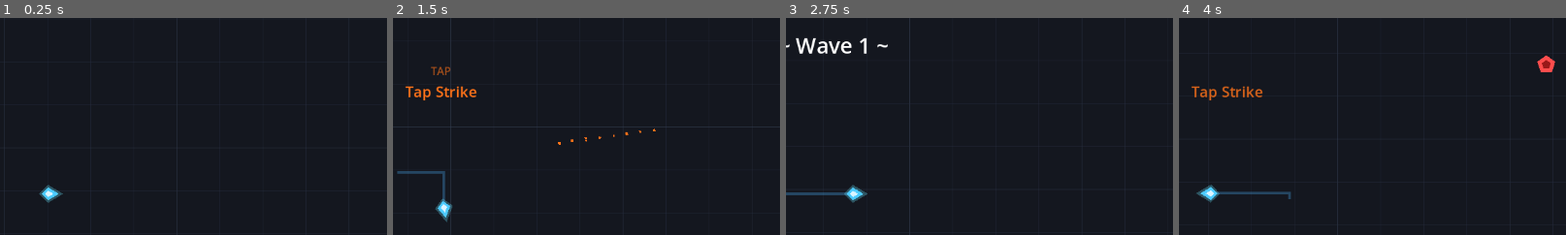
Above: before the commit, frames 1-4 (left to right).
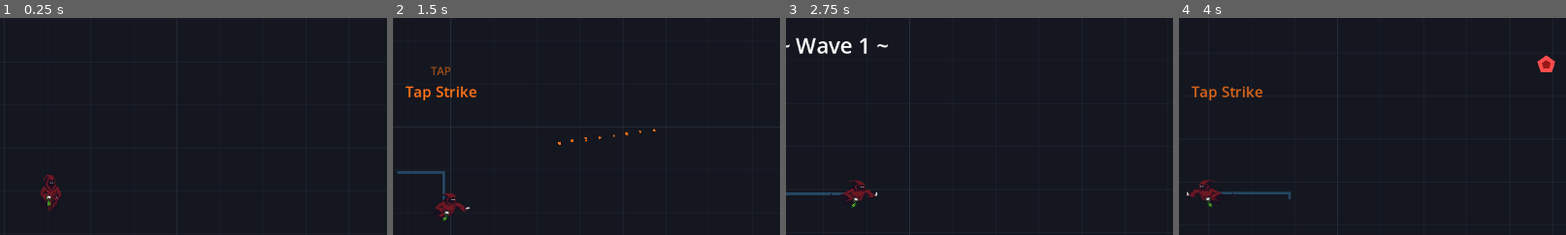
Above: after the commit, the same moments.

Repository: georgeIshaq/its-glyphing-time
Game: Godot game, scene res://scenes/Main.tscn
Two runs of this game, one before a commit and one after it. Both use one fixed random seed, a clock stepped at 60 frames per second and the inputs below.
Inputs (mouse positions are % of the whole screen's width and height, from its top left):
- Up to frame 1 (0.25 s): no input
- Up to frame 2 (1.5 s): tap Enter at 0.5 s; move the mouse to (72, 45) at 0.52 s; hold D (move_right) 0.53-1.28 s; hold 1 (switch_fire) 0.53-1.28 s; click (72, 45) at 0.67 s; move the mouse to (30, 55) at 1.27 s; hold S (move_down) from 1.28 s (still down); tap 2 (switch_ice) at 1.35 s
- Up to frame 3 (2.75 s): move the mouse to (60, 28) at 2.02 s; release S (move_down) at 2.03 s; hold D (move_right) from 2.03 s (still down); hold 3 (switch_lightning) from 2.03 s (still down)
- Up to frame 4 (4 s): move the mouse to (45, 70) at 2.77 s; release D (move_right) at 2.78 s; release 3 (switch_lightning) at 2.78 s; hold W (move_up) 2.78-3.53 s; tap 1 (switch_fire) at 2.85 s; click (45, 70) at 2.92 s; move the mouse to (80, 65) at 3.52 s; hold A (move_left) from 3.53 s (still down); hold 2 (switch_ice) from 3.53 s (still down)
The pictures show only the part of the screen within x 44-94%, y 10-59%; the shares and areas given below are measured in that part.

The runs differ from the first frame. In frame 1, 0.5% of the frame differs, in the area x 10-17%, y 72-89%; in frame 2, 0.5%, in the area x 10-20%, y 80-95%; in frame 3, 0.4%; in frame 4, 0.4%.

Commit message:
Add wizard sprite animations for player character
- Remove dark gray background from both sprite sheets
- Three animations: idle (10 frames loop), fly_start (6 frames
  one-shot transition), fly_loop (last 3 frames loop)
- When player starts moving, plays fly_start transition, then
  auto-switches to fly_loop for continuous flight
- Returning to idle plays the idle animation
- All animations at 7 FPS (slowed from 10)
- Sprite naturally faces left, flipped when moving right
- Collision radius 16 to match sprite size

Co-Authored-By: Claude Opus 4.6 (1M context) <noreply@anthropic.com>

Diff:
--- /dev/null
+++ b/art/wizard_sprites.tres
@@ -0,0 +1,143 @@
+[gd_resource type="SpriteFrames" load_steps=19 format=3]
+
+[ext_resource type="Texture2D" path="res://art/wizard_idle.png" id="1_idle"]
+[ext_resource type="Texture2D" path="res://art/wizard_fly_forward.png" id="2_fly"]
+
+[sub_resource type="AtlasTexture" id="idle_0"]
+atlas = ExtResource("1_idle")
+region = Rect2(0, 0, 80, 80)
+
+[sub_resource type="AtlasTexture" id="idle_1"]
+atlas = ExtResource("1_idle")
+region = Rect2(80, 0, 80, 80)
+
+[sub_resource type="AtlasTexture" id="idle_2"]
+atlas = ExtResource("1_idle")
+region = Rect2(160, 0, 80, 80)
+
+[sub_resource type="AtlasTexture" id="idle_3"]
+atlas = ExtResource("1_idle")
+region = Rect2(240, 0, 80, 80)
+
+[sub_resource type="AtlasTexture" id="idle_4"]
+atlas = ExtResource("1_idle")
+region = Rect2(320, 0, 80, 80)
+
+[sub_resource type="AtlasTexture" id="idle_5"]
+atlas = ExtResource("1_idle")
+region = Rect2(400, 0, 80, 80)
+
+[sub_resource type="AtlasTexture" id="idle_6"]
+atlas = ExtResource("1_idle")
+region = Rect2(480, 0, 80, 80)
+
+[sub_resource type="AtlasTexture" id="idle_7"]
+atlas = ExtResource("1_idle")
+region = Rect2(560, 0, 80, 80)
+
+[sub_resource type="AtlasTexture" id="idle_8"]
+atlas = ExtResource("1_idle")
+region = Rect2(640, 0, 80, 80)
+
+[sub_resource type="AtlasTexture" id="idle_9"]
+atlas = ExtResource("1_idle")
+region = Rect2(720, 0, 80, 80)
+
+[sub_resource type="AtlasTexture" id="fly_0"]
+atlas = ExtResource("2_fly")
+region = Rect2(0, 0, 80, 80)
+
+[sub_resource type="AtlasTexture" id="fly_1"]
+atlas = ExtResource("2_fly")
+region = Rect2(80, 0, 80, 80)
+
+[sub_resource type="AtlasTexture" id="fly_2"]
+atlas = ExtResource("2_fly")
+region = Rect2(160, 0, 80, 80)
+
+[sub_resource type="AtlasTexture" id="fly_3"]
+atlas = ExtResource("2_fly")
+region = Rect2(240, 0, 80, 80)
+
+[sub_resource type="AtlasTexture" id="fly_4"]
+atlas = ExtResource("2_fly")
+region = Rect2(320, 0, 80, 80)
+
+[sub_resource type="AtlasTexture" id="fly_5"]
+atlas = ExtResource("2_fly")
+region = Rect2(400, 0, 80, 80)
+
+[resource]
+animations = [{
+"frames": [{
+"duration": 1.0,
+"texture": SubResource("idle_0")
+}, {
+"duration": 1.0,
+"texture": SubResource("idle_1")
+}, {
+"duration": 1.0,
+"texture": SubResource("idle_2")
+}, {
+"duration": 1.0,
+"texture": SubResource("idle_3")
+}, {
+"duration": 1.0,
+"texture": SubResource("idle_4")
+}, {
+"duration": 1.0,
+"texture": SubResource("idle_5")
+}, {
+"duration": 1.0,
+"texture": SubResource("idle_6")
+}, {
+"duration": 1.0,
+"texture": SubResource("idle_7")
+}, {
+"duration": 1.0,
+"texture": SubResource("idle_8")
+}, {
+"duration": 1.0,
+"texture": SubResource("idle_9")
+}],
+"loop": true,
+"name": &"idle",
+"speed": 7.0
+}, {
+"frames": [{
+"duration": 1.0,
+"texture": SubResource("fly_0")
+}, {
+"duration": 1.0,
+"texture": SubResource("fly_1")
+}, {
+"duration": 1.0,
+"texture": SubResource("fly_2")
+}, {
+"duration": 1.0,
+"texture": SubResource("fly_3")
+}, {
+"duration": 1.0,
+"texture": SubResource("fly_4")
+}, {
+"duration": 1.0,
+"texture": SubResource("fly_5")
+}],
+"loop": false,
+"name": &"fly_start",
+"speed": 7.0
+}, {
+"frames": [{
+"duration": 1.0,
+"texture": SubResource("fly_3")
+}, {
+"duration": 1.0,
+"texture": SubResource("fly_4")
+}, {
+"duration": 1.0,
+"texture": SubResource("fly_5")
+}],
+"loop": true,
+"name": &"fly_loop",
+"speed": 7.0
+}]
--- a/scenes/Player.tscn
+++ b/scenes/Player.tscn
@@ -1,11 +1,11 @@
 [gd_scene load_steps=5 format=3 uid="uid://cso30cjs82oee"]
 
 [ext_resource type="Script" uid="uid://dtqu8ak5ufem6" path="res://scripts/player.gd" id="1_v6fml"]
-[ext_resource type="Script" path="res://scripts/player_sprite.gd" id="2_sprite"]
+[ext_resource type="SpriteFrames" path="res://art/wizard_sprites.tres" id="2_sprites"]
 [ext_resource type="Script" path="res://scripts/player_trail.gd" id="3_trail"]
 
 [sub_resource type="CircleShape2D" id="CircleShape2D_mdl7e"]
-radius = 14.0
+radius = 16.0
 
 [node name="Player" type="CharacterBody2D" groups=["player"]]
 script = ExtResource("1_v6fml")
@@ -13,8 +13,10 @@
 [node name="CollisionShape2D" type="CollisionShape2D" parent="."]
 shape = SubResource("CircleShape2D_mdl7e")
 
-[node name="Sprite2D" type="Node2D" parent="."]
-script = ExtResource("2_sprite")
+[node name="Sprite2D" type="AnimatedSprite2D" parent="."]
+sprite_frames = ExtResource("2_sprites")
+animation = &"idle"
+autoplay = "idle"
 
 [node name="Trail" type="Line2D" parent="."]
 z_index = -1
--- a/scripts/player.gd
+++ b/scripts/player.gd
@@ -11,11 +11,15 @@
 var hp: int = 5
 var invincible: bool = false
 var contact_timer: float = 0.0
-var facing_angle: float = 0.0
+var facing_right: bool = true
+
+@onready var sprite: AnimatedSprite2D = $Sprite2D
 
 func _ready() -> void:
 	hp = max_hp
 	health_changed.emit(hp, max_hp)
+	sprite.play("idle")
+	sprite.animation_finished.connect(_on_animation_finished)
 
 func _physics_process(delta: float) -> void:
 	var input_vector := Vector2(
@@ -29,13 +33,22 @@
 	velocity = input_vector * move_speed
 	move_and_slide()
 
-	# Rotate sprite toward movement direction
-	if input_vector.length() > 0.1:
-		var target_angle: float = input_vector.angle()
-		facing_angle = lerp_angle(facing_angle, target_angle, 10.0 * delta)
-	var sprite = get_node_or_null("Sprite2D")
-	if sprite:
-		sprite.rotation = facing_angle
+	# Animation and facing
+	var is_moving: bool = input_vector.length() > 0.1
+	if is_moving:
+		# Only play fly_start if we weren't already flying
+		if sprite.animation == "idle":
+			sprite.play("fly_start")
+		# Flip based on horizontal direction
+		if input_vector.x > 0.1:
+			facing_right = true
+		elif input_vector.x < -0.1:
+			facing_right = false
+	else:
+		if sprite.animation != "idle":
+			sprite.play("idle")
+
+	sprite.flip_h = facing_right  # sprite naturally faces left
 
 	# Check for enemy contact damage
 	if contact_timer > 0.0:
@@ -48,6 +61,11 @@
 				take_damage(1)
 				contact_timer = contact_damage_cooldown
 				break
+
+func _on_animation_finished() -> void:
+	# When fly_start transition ends, switch to the fly_loop
+	if sprite.animation == "fly_start":
+		sprite.play("fly_loop")
 
 func take_damage(amount: int) -> void:
 	if invincible:
Binary file added: art/wizard_fly_forward.png
Binary file added: art/wizard_idle.png
